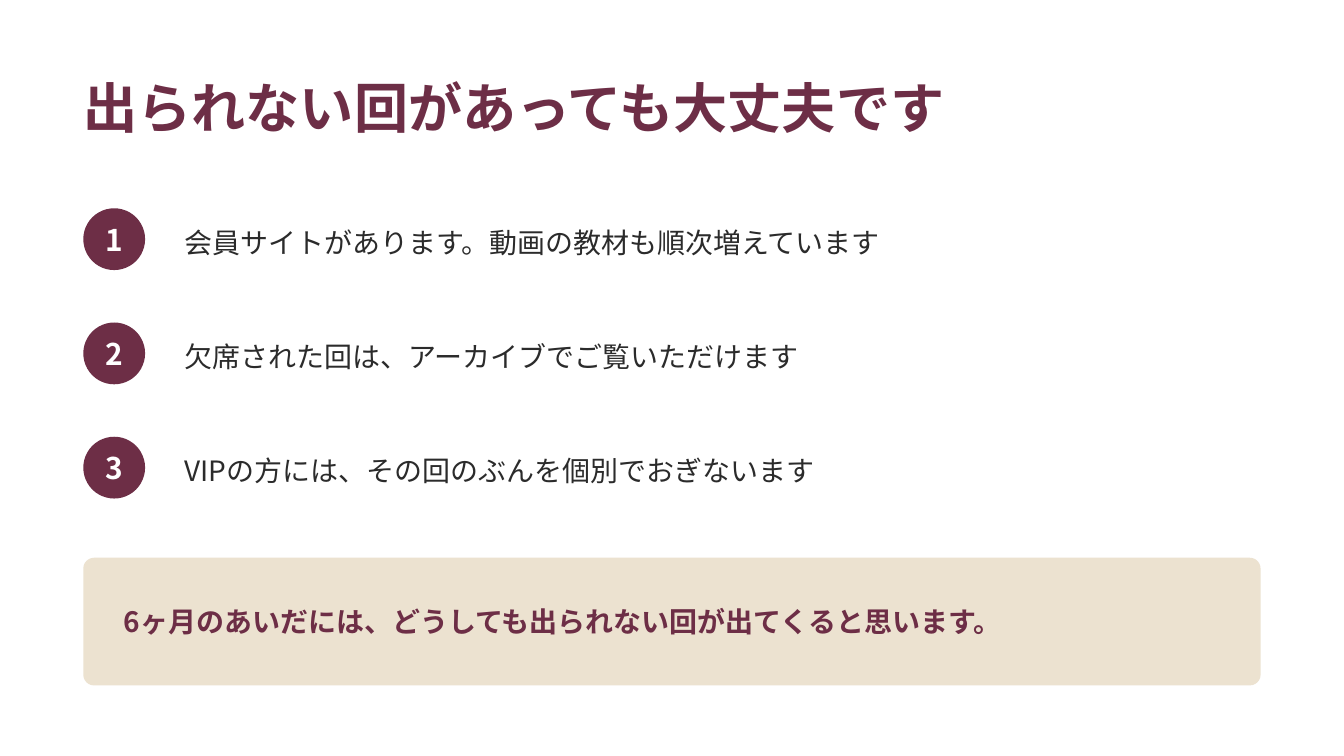
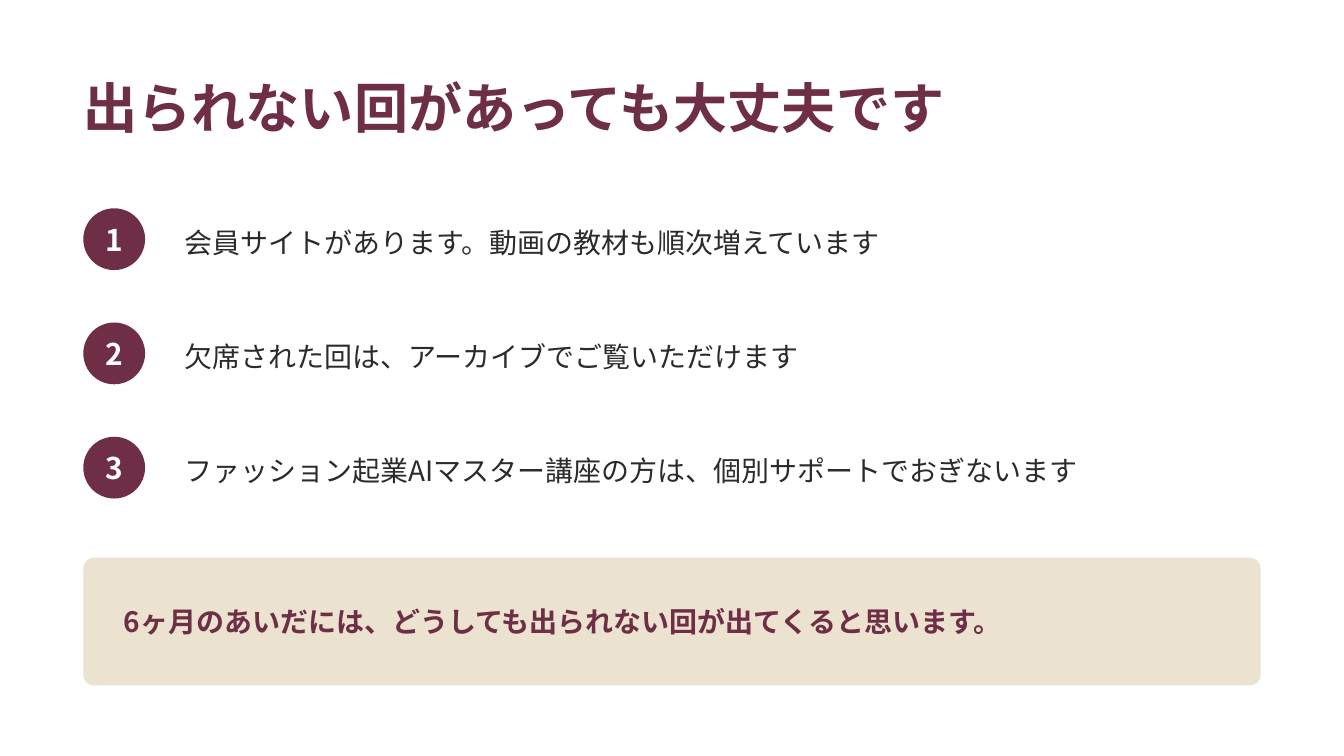
Before and after one commit to fashio17/potential-lamp, a slide deck: slide 25 of 運用/スライド/説明会_20260916.pptx. Drawn at 1344x756 pixels with LibreOffice and Linux fonts; fonts in the diff are those of the drawing. Boxes give left, top, right and bottom in pixels: in the first picture for what was removed or moved away, otherwise in the second. Text is boxed around its words. In the diff, an @@ line names an element or a change of style, - is before the commit and + after.

```diff
--- a/運用/スライド/説明会_20260916.pptx
+++ b/運用/スライド/説明会_20260916.pptx
@@ text at (x1=184, y1=457, x2=1077, y2=484): text changed @@
-VIPの方には、その回のぶんを個別でおぎないます
+ファッション起業AIマスター講座の方は、個別サポートでおぎないます
```
Also in this commit, not shown: 7 other slides changed, 2 slides added, 2 slides removed, 2 other files.
